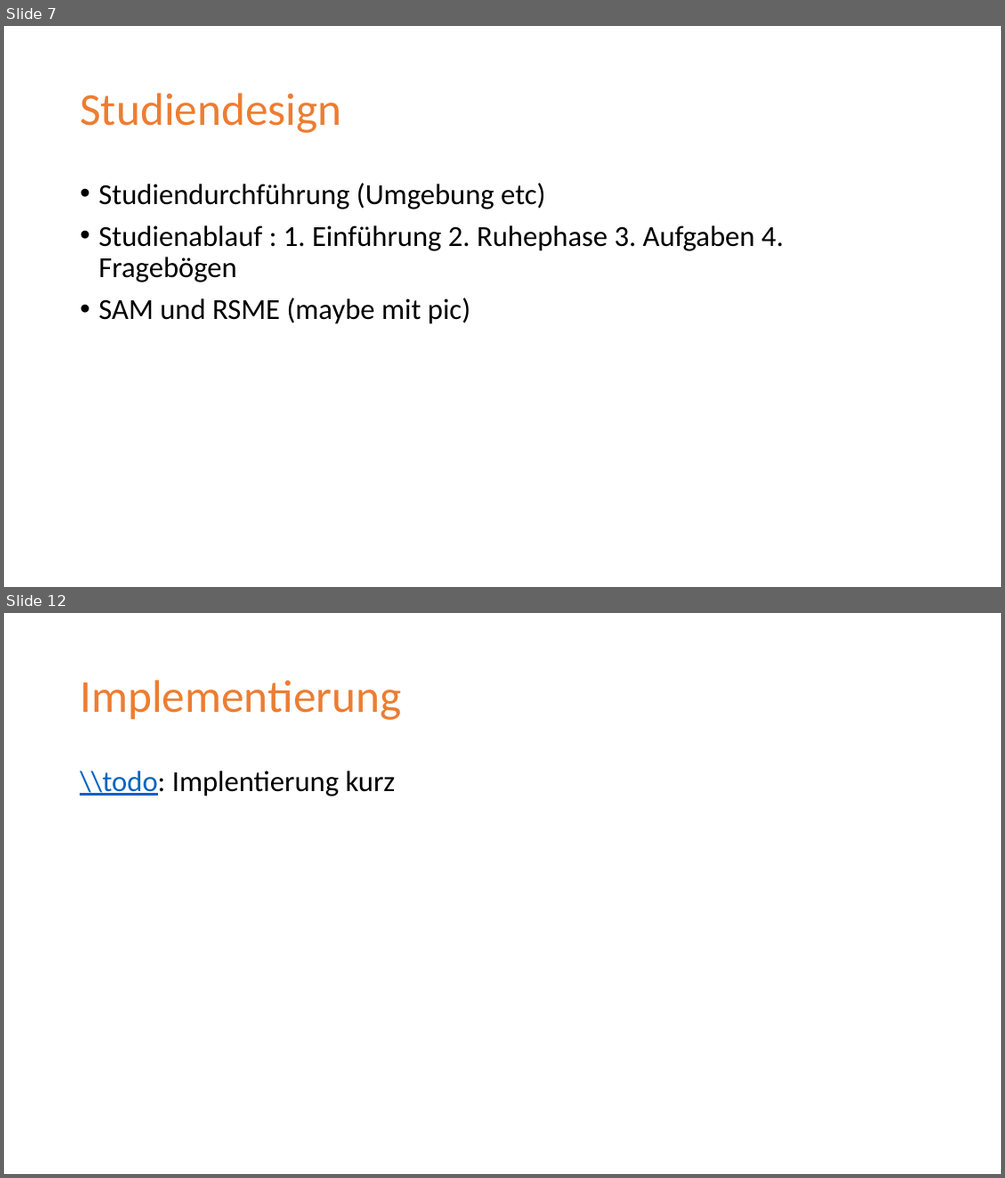
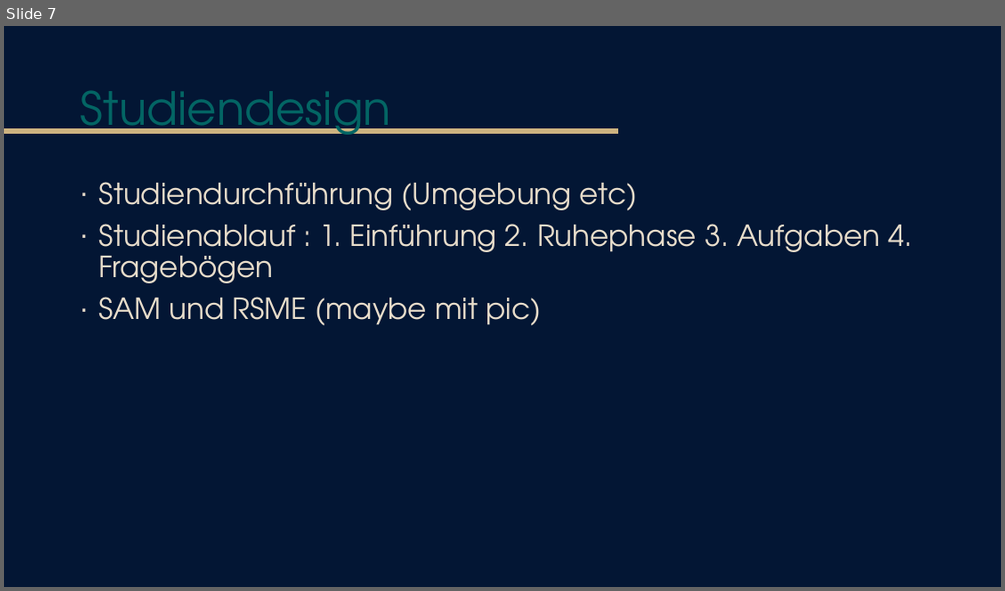
Before and after one commit to tlahmann/mci-af, a slide deck: presentation/Resync Studie.pptx. Shown one above the other, each under a label of ours: slides 7 and 12 before the commit, slide 7 after it; the slides between them are not shown. The pictures are 1005x1178 and 1005x591 pixels, drawn with LibreOffice and Linux fonts; fonts in the diff are those of the drawing. Boxes give left, top, right and bottom in pixels: in the first picture for what was removed or moved away, otherwise in the second. Text is boxed around its words. In the diff, an @@ line names an element or a change of style, - is before the commit and + after.

Commit message:
Fiddle with the design

```diff
--- a/presentation/Resync Studie.pptx
+++ b/presentation/Resync Studie.pptx
@@ slide 12 removed at bbox=[4, 613, 1001, 1174], background #FFFFFF @@
@@ title removed at bbox=[80, 680, 401, 720] @@
-Implementierung
@@ text removed at bbox=[80, 771, 396, 796] @@
-\\todo: Implentierung kurz
@@ slide 7 changed as well @@
@@ background #FFFFFF to #031634 @@
@@ title "Studiendesign" at bbox=[80, 90, 391, 135]: font Calibri to TeX Gyre Adventor, text colour #ED7D31 to #036564 @@
@@ line added from (4, 131) to (618, 131), #CDB380 4.5 pt @@
@@ text "Studiendurchführung (Umgebung etc)" at bbox=[98, 182, 913, 325]: font Calibri to TeX Gyre Adventor, text colour #000000 to #E8DDCB; bullet • to ∙ @@
```
Also in this commit, not shown: 11 other slides changed, 3 slides added, 3 other slides removed.
